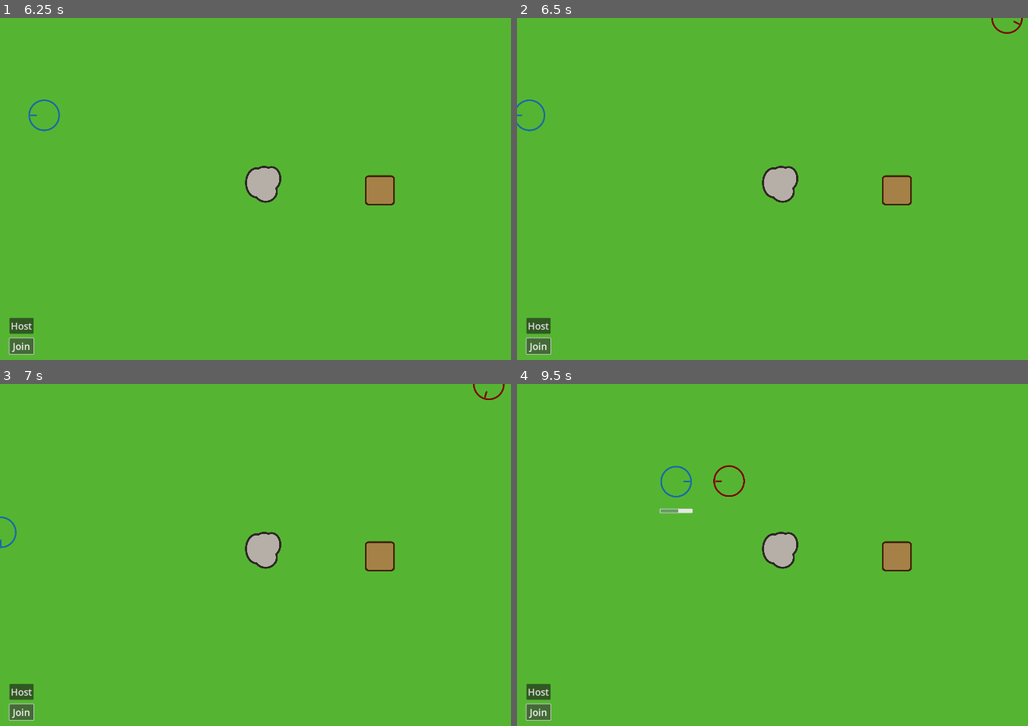
Above: before the commit, frames 1-4 (two rows, left to right).
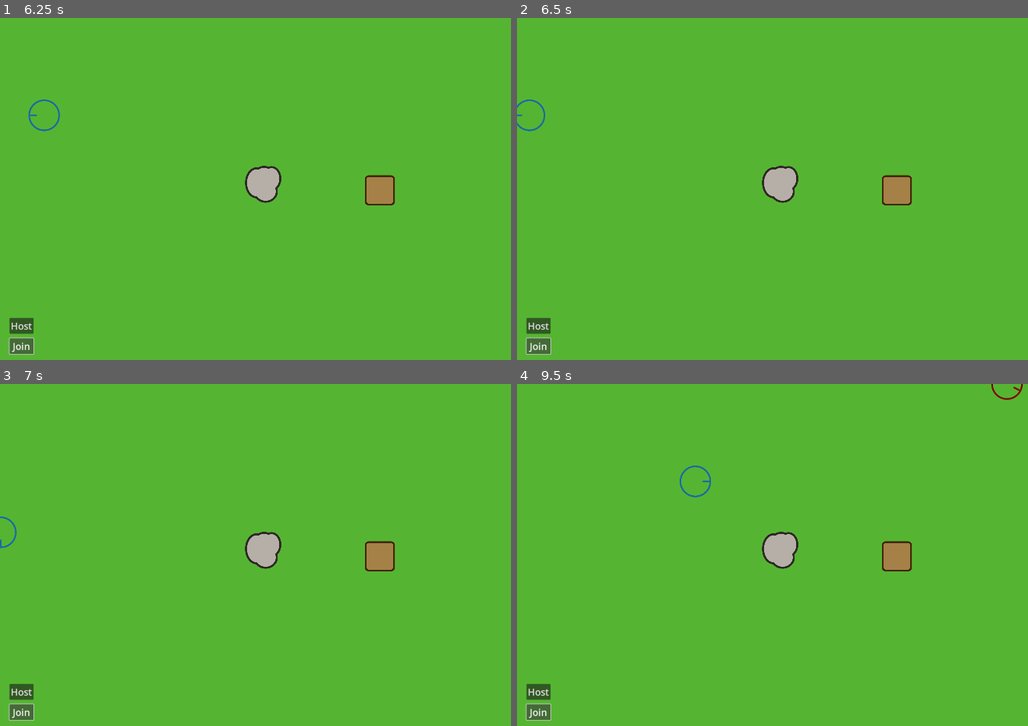
Above: after the commit, the same moments.

Repository: westonkelliher/BladeUpP1
Game: Godot game, scene res://multiplayer.tscn
Same seed, same stepped clock (60 frames per second), same inputs: the game is played once before the commit and once after it. This scene is started directly instead of the project's main scene.
Inputs:
- Up to frame 1 (6.25 s): tap Enter at 0.5 s; hold D (right) 0.53-1.25 s; hold N (operate) 0.53-1.25 s; tap M (interact) at 0.6, 3.05, 3.6, 4.55, 5.1, 6.05 s; click "Host" at 1.25 s; click "Join" at 2 s; hold S (down) 2.78-3.53 s; tap N (operate) at 2.85, 4.35, 5.85 s; hold D (right) 3.53-4.28 s; hold N (operate) 3.53-4.28 s; hold W (up) 4.28-5.03 s; hold N (operate) 5.03-5.78 s; hold A (left) from 5.03 s (still down)
- Up to frame 2 (6.5 s): keep holding A (left)
- Up to frame 3 (7 s): release A (left) at 6.53 s; hold S (down) from 6.53 s (still down); hold N (operate) from 6.53 s (still down); tap M (interact) at 6.6 s
- Up to frame 4 (9.5 s): release S (down) at 7.28 s; release N (operate) at 7.28 s; hold D (right) 7.28-8.03 s; tap N (operate) at 7.35, 8.85 s; tap M (interact) at 7.55, 8.1, 9.05 s; hold W (up) 8.03-8.78 s; hold N (operate) 8.03-8.78 s; hold D (right) from 8.78 s (still down)

Frame 1 is identical in both runs. In frame 2, less than 0.1% of the frame differs, in the area x 92-100%, y 0-5%; in frame 3, less than 0.1%; in frame 4, 0.5%, in the area x 27-100%, y 0-38%.

Commit message:
fix up the remaining multiplayer stuff

Diff:
--- a/actors/enemy.gd
+++ b/actors/enemy.gd
@@ -52,8 +52,13 @@
 
 func _on_area_2d_body_entered(body):
 	print("area")
-	if body.has_method("health"):
-		body.health().take_damage(DMG)
+	if body.has_method("take_damage"):
+		# Only apply damage to a player if this instance of the game is the
+		# owner of that player. Same thing for non-players but the
+		# server-instance of the game (the host player's game) is always the
+		# authority
+		if body.is_multiplayer_authority():
+			body.take_damage(DMG)
 	#TODO: impulse calculation copied from sumos
 	var knock = (position - body.position).normalized()*KNOCK_FORCE
 	velocity *= 0.3
@@ -61,5 +66,5 @@
 	body.velocity *= 0.5
 	body.velocity -= knock
 
-func on_target_died():
+func on_target_died(target):
 	_target = null
--- a/actors/player.gd
+++ b/actors/player.gd
@@ -1,7 +1,8 @@
 extends CharacterBody2D
+class_name Player
 
 signal test_signal()
-signal died()
+signal died(player: Player)
 
 #### Constants ####
 const SPEED = 400.0
@@ -11,8 +12,8 @@
 
 
 #### Identifiers ####
-func health() -> HealthComponent:
-	return $D/Health
+#func health() -> HealthComponent:
+#	return $D/Health
 
 
 #### Members ####
@@ -96,6 +97,11 @@
 		table.add_item($HeldItem._type)
 		set_held_item(LilItem.Type.NONE)
 
+# TODO: Combine boulder and table into one class with an overridable operate()
+#       function (or do the equivalent of that that's appropriate in godot).
+#       Then you can have an initialization function that supplies the graphic
+#       and function (and whatever else) when it's built. Also interact() and
+#       complete().
 func operate(delta):
 	if !operate_():
 		return
@@ -127,6 +133,11 @@
 		return table.held_item() == LilItem.Type.ROCK
 	return false
 
+# TODO: Combine boulder and table into one class with an overridable complete()
+#       function (or do the equivalent of that that's appropriate in godot).
+#       Then you can have an initialization function that supplies the graphic
+#       and function (and whatever else) when it's built. Also operate() and
+#       interact().
 func complete():
 	_progress = 0
 	if _faced_object is Boulder:
@@ -145,6 +156,13 @@
 func set_held_item(type: LilItem.Type):
 	rpc("sync_held_item", type)
 
+
+
+#### Reaction ####
+func take_damage(dmg: int):
+	$D/Health.take_damage(dmg)
+	rpc("sync_health", $D/Health.health)
+
 #### RPC and Syncapation ####
 @rpc("call_remote")
 func sync_start_operate(speed: float):
@@ -155,7 +173,10 @@
 	print(name+str(type))
 	$HeldItem._type = type
 
+@rpc("call_remote")
+func sync_health(health: int):
+	$D/Health.health = health
+
 
 func _on_health_death():
-	queue_free()
-	died.emit()
+	died.emit(self)
--- a/field.gd
+++ b/field.gd
@@ -3,7 +3,7 @@
 signal enemy_spawned()
 
 
-var players := []
+var players: Array = []
 
 # Called when the node enters the scene tree for the first time.
 func _ready():
--- a/field.tscn
+++ b/field.tscn
@@ -20,7 +20,8 @@
 position = Vector2(1199, 543)
 
 [node name="EnemySpawn" type="Timer" parent="."]
-wait_time = 5.0
+wait_time = 8.0
+one_shot = true
 
 [node name="Wall" parent="." instance=ExtResource("5_62thv")]
 position = Vector2(960, -157)
--- a/multiplayer.gd
+++ b/multiplayer.gd
@@ -21,11 +21,15 @@
 
 
 func _add_player(id = 1):
-	var player = player_scene.instantiate()
+	var player: Player = player_scene.instantiate()
 	player.name = str(id)
 	call_deferred("add_child", player)
 	$Field.players.append(player)
+	player.died.connect(handle_player_death)
 
+func handle_player_death(player: Player):
+	$Field.players.erase(player)
+	player.queue_free()
 
 func choose_enemy_position() -> Vector2:
 	var on_side = randf() < 0.35
@@ -44,5 +48,5 @@
 	var enemy = enemy_scene.instantiate()
 	enemy.position = choose_enemy_position()
 	add_child(enemy, true)
-	if $Field.players.size() > 0:
+	if $Field.players.size() > 0 and $Field.players[0] is Node:
 		enemy.set_target($Field.players[0])
--- a/objects/table.gd
+++ b/objects/table.gd
@@ -9,14 +9,23 @@
 	return $HeldItem.is_none()
 
 func add_item(type: LilItem.Type):
-	$HeldItem._type = type
+	rpc("sync_held_item", type)
 	print(type)
 
 func take_item() -> LilItem.Type:
 	var temp = $HeldItem._type
-	$HeldItem._type = LilItem.Type.NONE
+	rpc("sync_held_item", LilItem.Type.NONE)
 	return temp
 
 
 func held_item() -> LilItem.Type:
 	return $HeldItem._type
+
+
+#### RPC and Syncapation ####
+
+# WARNING: This function probably has a bug where if two players pick up an item
+#          at the same time, it duplicates.
+@rpc("any_peer", "call_local")
+func sync_held_item(type: LilItem.Type):
+	$HeldItem._type = type
--- /dev/null
+++ b/projectile.tscn
@@ -0,0 +1,16 @@
+[gd_scene load_steps=3 format=3 uid="uid://cd8l6pooy8oqa"]
+
+[ext_resource type="Texture2D" uid="uid://b6u7c0egk71p3" path="res://images/rock_blade.png" id="1_nn3lw"]
+
+[sub_resource type="CapsuleShape2D" id="CapsuleShape2D_ofcmo"]
+radius = 34.0
+height = 124.0
+
+[node name="Projectile" type="RigidBody2D"]
+
+[node name="CollisionShape2D" type="CollisionShape2D" parent="."]
+rotation = -1.5708
+shape = SubResource("CapsuleShape2D_ofcmo")
+
+[node name="Sprite2D" type="Sprite2D" parent="."]
+texture = ExtResource("1_nn3lw")
--- a/utils/health_component.gd
+++ b/utils/health_component.gd
@@ -4,17 +4,21 @@
 signal death
 
 @export var MAX_HEALTH := 10
-var health: float
+var health: float :
+	set(value):
+		health = value
+		var bar = $HealthBar
+		if bar is HealthBar:
+			bar.set_progress(health/MAX_HEALTH)
+			bar.visible = health != MAX_HEALTH
+		#
+		if health <= 0:
+			death.emit()
+	get:
+		return health
 
 func _ready():
 	health = MAX_HEALTH
 
 func take_damage(dmg: int):
-	health -= dmg
-	var bar = $HealthBar
-	if bar is HealthBar:
-		bar.set_progress(health/MAX_HEALTH)
-		bar.visible = true
-	#
-	if health <= 0:
-		death.emit()
+	health = health - dmg
